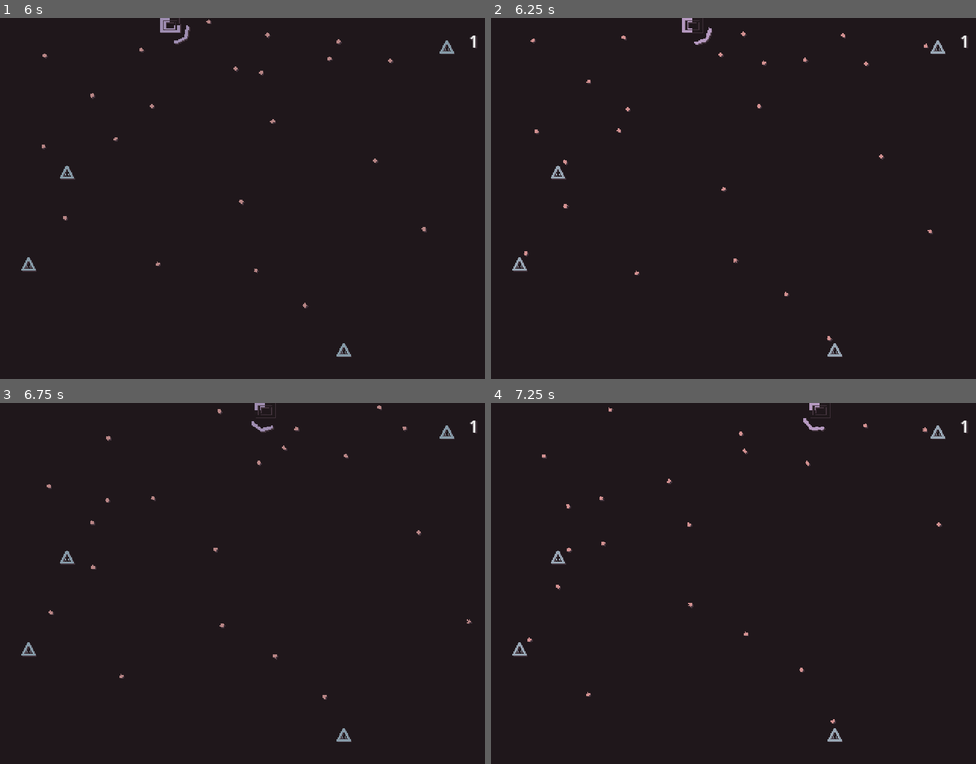
Above: before the commit, frames 1-4 (two rows, left to right).
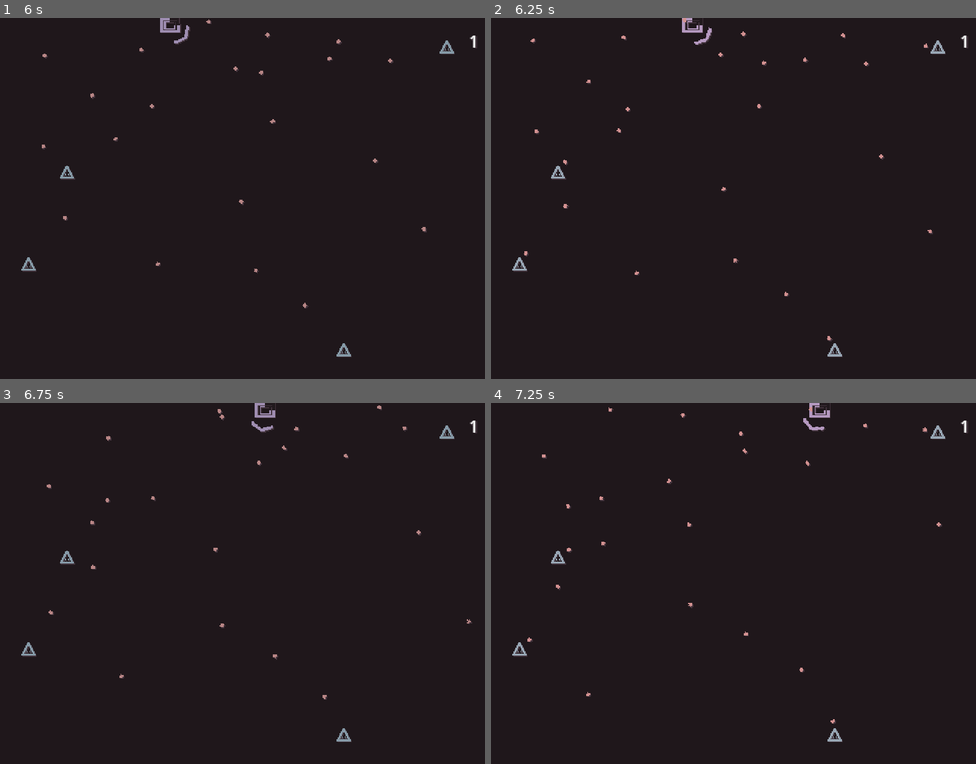
Above: after the commit, the same moments.

Repository: skibbl-dev/bisk-it-for-the-Ruscuit
Game: Godot game, scene res://scenes/game.tscn
The game is run twice, just before and just after one commit, with the same random seed, the same clock (stepped at 60 frames per second) and the same inputs. This scene is started directly instead of the project's main scene. Sound files missing from this copy of the repository are replaced by a short silence.
Inputs (mouse positions are in pixels of both pictures, inside the frame that each line leads up to):
- Up to frame 1 (6 s): move the mouse to (218, 270) at 0.52 s; hold W (up) 0.53-2.03 s; right-click (218, 270) at 0.6 s; move the mouse to (388, 252) at 1.27 s; click (388, 252) at 1.35 s; move the mouse to (97, 144) at 2.02 s; hold A (left) 2.03-3.53 s; right-click (97, 144) at 2.1 s; move the mouse to (266, 198) at 2.77 s; click (266, 198) at 2.85 s; move the mouse to (169, 108) at 3.52 s; hold S (down) 3.53-4.28 s; right-click (169, 108) at 3.6 s; move the mouse to (349, 180) at 4.27 s; hold D (right) 4.28-5.03 s; click (349, 180) at 4.35 s; move the mouse to (145, 216) at 5.02 s; hold W (up) 5.03-5.78 s; right-click (145, 216) at 5.1 s; move the mouse to (291, 119) at 5.77 s; hold D (right) from 5.78 s (still down); click (291, 119) at 5.85 s
- Up to frame 2 (6.25 s): keep holding D (right)
- Up to frame 3 (6.75 s): keep holding D (right); move the mouse to (218, 655) at 6.52 s; right-click (218, 655) at 6.6 s
- Up to frame 4 (7.25 s): keep holding D (right)

Frame 1 is identical in both runs. In frame 2, less than 0.1% of the frame differs, in the area x 39-44%, y 0-5%; in frame 3, less than 0.1%; in frame 4, less than 0.1%, in the area x 39-70%, y 1-5%.

Commit message:
shadow again

Diff:
--- a/objects/shadow_shader.tscn
+++ b/objects/shadow_shader.tscn
@@ -13,7 +13,7 @@
 [node name="ShadowShader" type="CanvasLayer"]
 script = ExtResource("1_5hu25")
 base_color = Color(0.12, 0.0912, 0.1056, 1)
-shadow_color = Color(0.29, 0.2233, 0.261097, 1)
+shadow_color = Color(0.26, 0.2002, 0.234087, 1)
 
 [node name="ColorRect" type="ColorRect" parent="."]
 material = SubResource("ShaderMaterial_5hu25")
--- a/scenes/game.tscn
+++ b/scenes/game.tscn
@@ -51,6 +51,7 @@
 [node name="game" type="Node2D"]
 modulate = Color(21.925, 1, 1, 1)
 script = ExtResource("1_lbhrr")
+metadata/_edit_vertical_guides_ = [-132.0, -132.0]
 
 [node name="PulsePlayer" type="AnimationPlayer" parent="."]
 libraries = {
@@ -65,7 +66,6 @@
 collision_mask = 8
 
 [node name="ShadowShader" parent="." instance=ExtResource("2_lnu2h")]
-shadow_color = Color(0.26, 0.2002, 0.234087, 1)
 
 [node name="BorderBody" type="StaticBody2D" parent="."]
 collision_layer = 8
--- a/scripts/game.gd
+++ b/scripts/game.gd
@@ -25,4 +25,6 @@
 
 func enemy_died():
 	if(enemy_spawner.current_wave.get_children().size() <= 1):
+		# instead, we should do an animation
+		# then when animation finished spawn spawn_next_wave
 		enemy_spawner.spawn_next_wave()
--- a/scripts/player.gd
+++ b/scripts/player.gd
@@ -13,6 +13,8 @@
 @export_category("Rhythm Variables")
 @export var input_window:float = 0.285
 @export var input_offset:float = 0.02
+@export var hit_cooldown:float = 1
+var last_hit = -2
 
 @export_category("Sprite Variables")
 @export var sprite_stretch:float = 0.4
@@ -32,7 +34,7 @@
 
 var FRAME_RATE:float
 #var acted_this_beat:bool = false
-var last_acted_beat:int = -1
+var last_acted_beat:int = -2
 
 func _ready() -> void:
 	#$PulsePlayer.play("pulse")
@@ -125,5 +127,8 @@
 func _on_hurtbox_area_entered(_area: Area2D) -> void:
 	if(dashing):
 		return
+	if( ((Conductor.current_beat) - last_hit) < hit_cooldown ):
+		return
+	last_hit = Conductor.current_beat
 	sprite.frame+=1
 	_area.queue_free()
